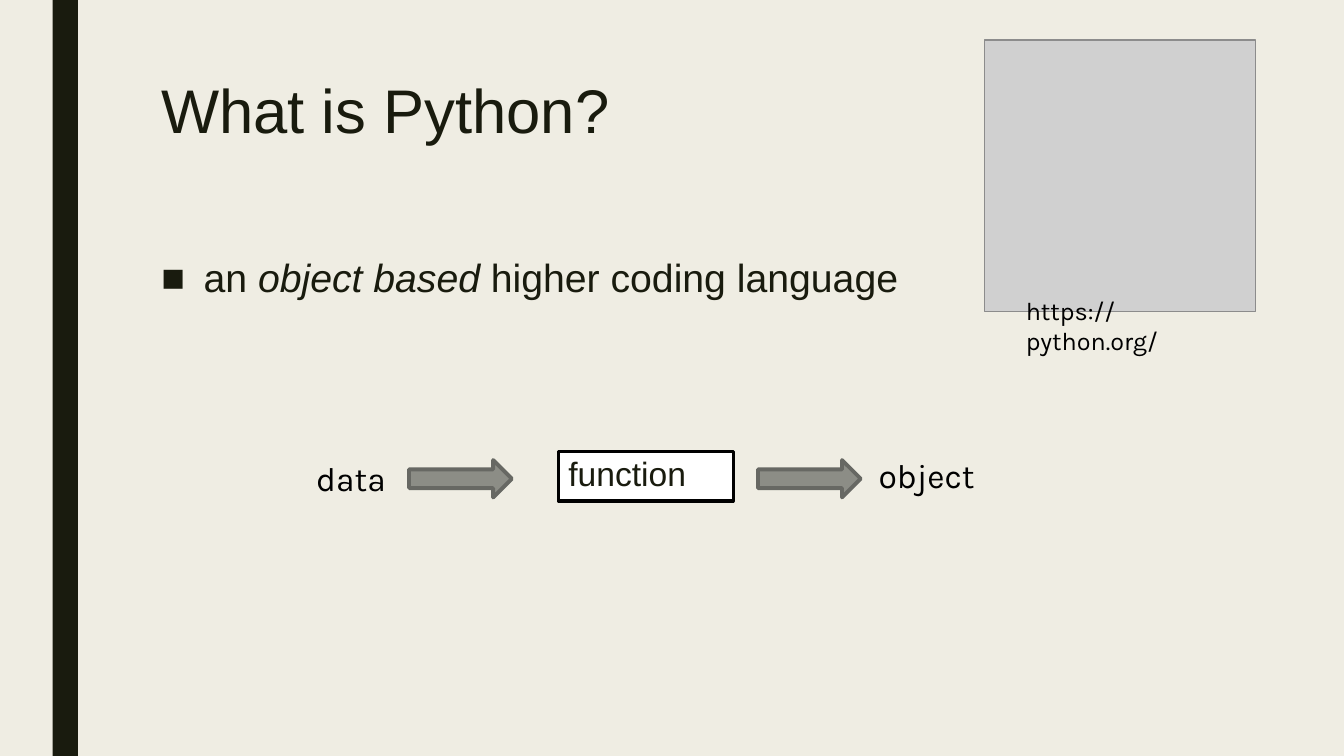
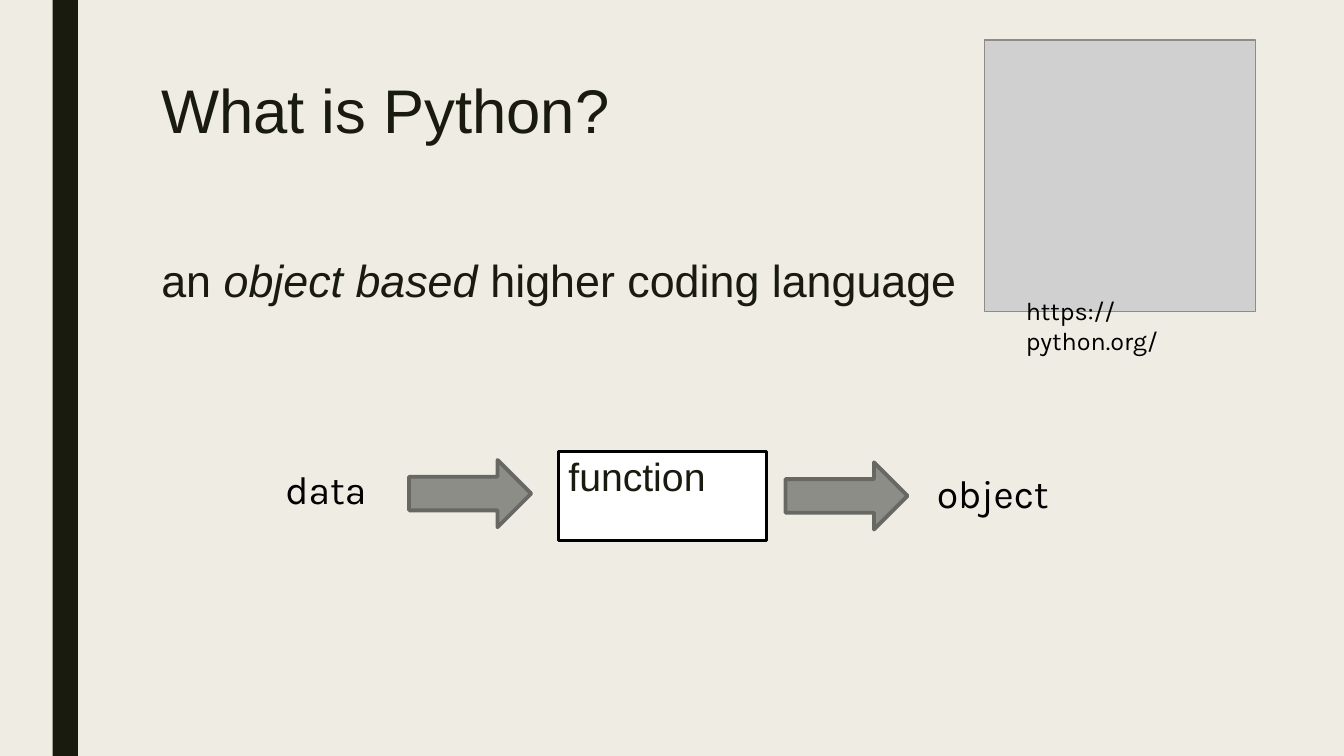
Before and after one commit to biovcnet/python, a slide deck: slide 3 of Lesson1/Python1.pptx. Drawn at 1344x756 pixels with LibreOffice and Linux fonts; fonts in the diff are those of the drawing; grey boxes stand for pictures. Boxes give left, top, right and bottom in pixels: in the first picture for what was removed or moved away, otherwise in the second. Text is boxed around its words. In the diff, an @@ line names an element or a change of style, - is before the commit and + after.

```diff
--- a/Lesson1/Python1.pptx
+++ b/Lesson1/Python1.pptx
@@ text "an object based higher coding ..." at box(161, 264, 956, 306): size 28 to 32 pt; bullet ■ to none @@
@@ text "data": place and size @@
-text "data" at box(316, 468, 386, 492)
+text "data" at box(285, 477, 366, 505)
@@ right arrow: place and size @@
-right arrow at box(409, 460, 512, 497)
+right arrow at box(409, 460, 531, 527)
@@ rectangle "function": place and size @@
-rectangle "function" at box(559, 452, 734, 502)
+rectangle "function" at box(559, 452, 766, 541)
@@ right arrow: place and size @@
-right arrow at box(758, 460, 861, 497)
+right arrow at box(785, 463, 907, 530)
@@ size 24 to 28 pt in 3 elements at box(285, 477, 366, 505), box(559, 452, 766, 541), box(937, 481, 1049, 518) @@
@@ text "object": place and size @@
-text "object" at box(879, 465, 975, 497)
+text "object" at box(937, 481, 1049, 518)
```
Also in this commit, not shown: 1 other slide changed.
